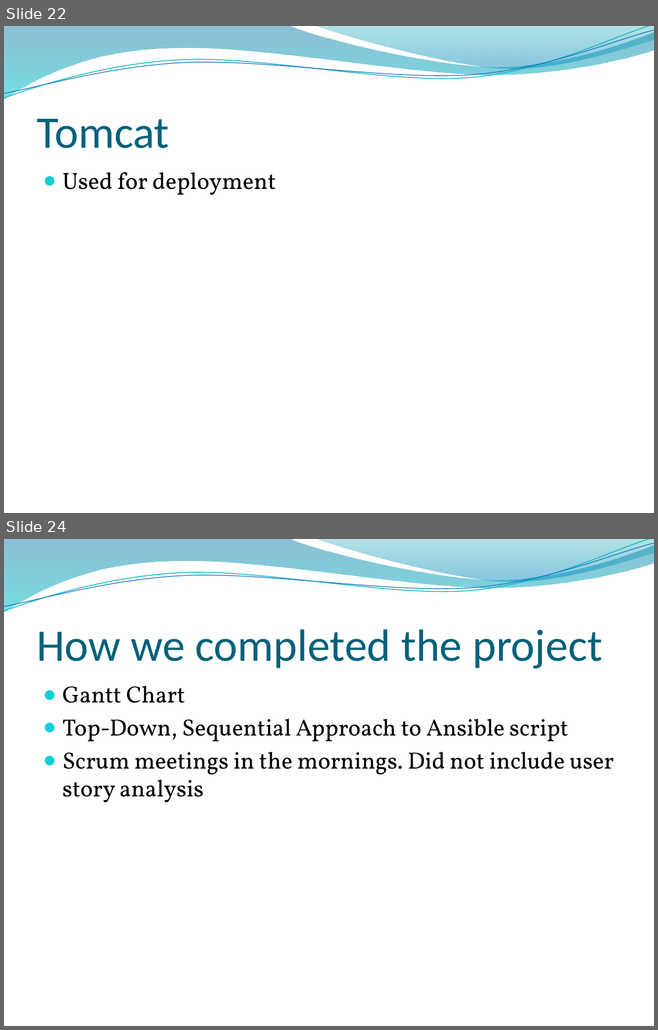
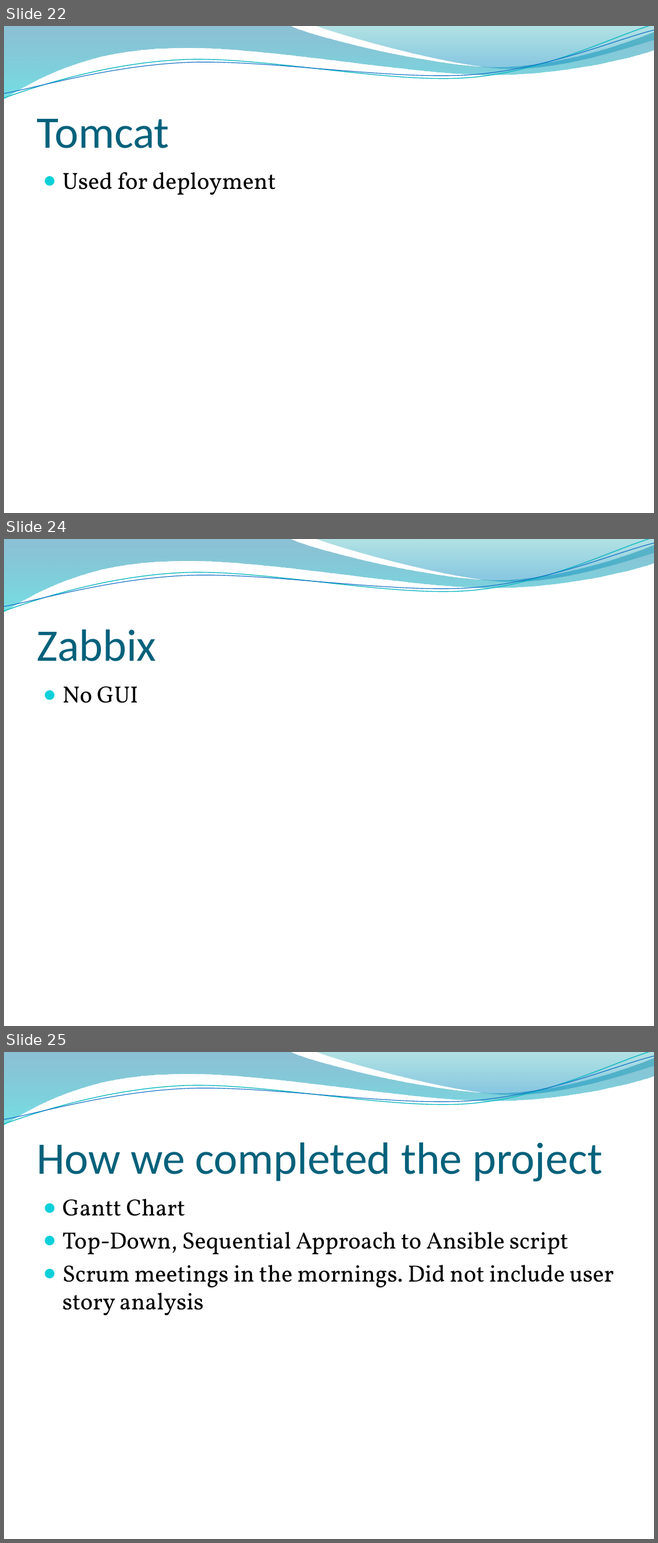
Before and after one commit to Brad94/Team2CIProject, a slide deck: Presentation.pptx. Shown one above the other, each under a label of ours: slides 22 and 24 before the commit, slides 22, 24 and 25 after it; the slides between them are not shown. The pictures are 658x1030 and 658x1543 pixels, drawn with LibreOffice and Linux fonts; fonts in the diff are those of the drawing; background and template pictures are left out. Boxes give left, top, right and bottom in pixels: in the first picture for what was removed or moved away, otherwise in the second. Text is boxed around its words. In the diff, an @@ line names an element or a change of style, - is before the commit and + after.

```diff
--- a/Presentation.pptx
+++ b/Presentation.pptx
@@ slide 24 added at [4, 539, 654, 1026], background picture (left out); not listed: 4 template elements that a slide beside it also shows @@
@@ title added at [36, 629, 157, 661], 50 pt, text #04617B @@
+Zabbix
@@ text added at [63, 686, 138, 703], 26 pt, text #000000 @@
+● No GUI
@@ what was slide 24 is now slide 25 @@
```
Also in this commit, not shown: 2 slides changed.
